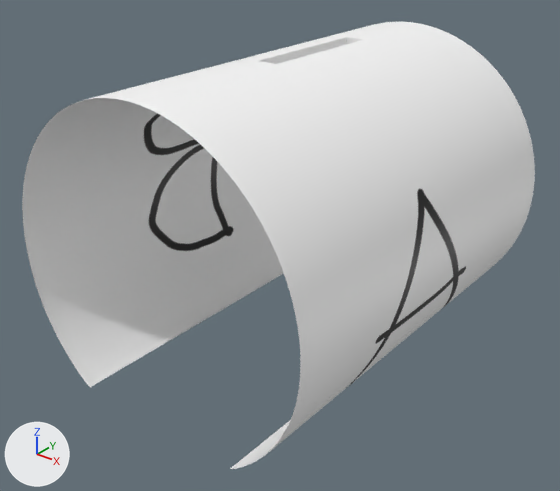
What one commit did to the glTF model src/assets/models/pug.glb.
Before and after are seen from a camera (50 mm lens) standing at (5.37, -7.07, 5.53) and looking at (-0.02, -0.33, 1.35). The lights are fixed; the arrows at lower left show +X, +Y and +Z. The first picture is the older version. Where no turn or scale is listed for an object, it has been applied to the vertices.

The first picture shows 'pug_image_texture'.
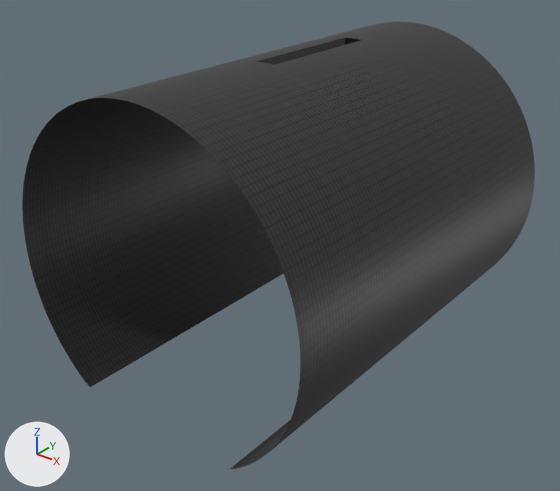
The change, as JSON lines over the scene's bpy script:
```json
{"op": "add", "block": "img_pug_texture_layout_uv", "code": ["img_pug_texture_layout_uv = load_image('pug_texture_layout_uv', '_unpacked/pug_texture_layout_uv', 2362, 945, 'sRGB')"]}
{"op": "set", "path": "mat_image_texture.texture", "old": "img_pug_texture", "new": "img_pug_texture_layout_uv"}
```

What differs and where, as boxes [x1, y1, x2, y2] in the pictures (560 x 491 px):
```json
{"object": "pug_image_texture", "change": "surface changed", "before": [22, 22, 535, 469], "after": [22, 22, 535, 469], "on screen": "white to black"}
```
